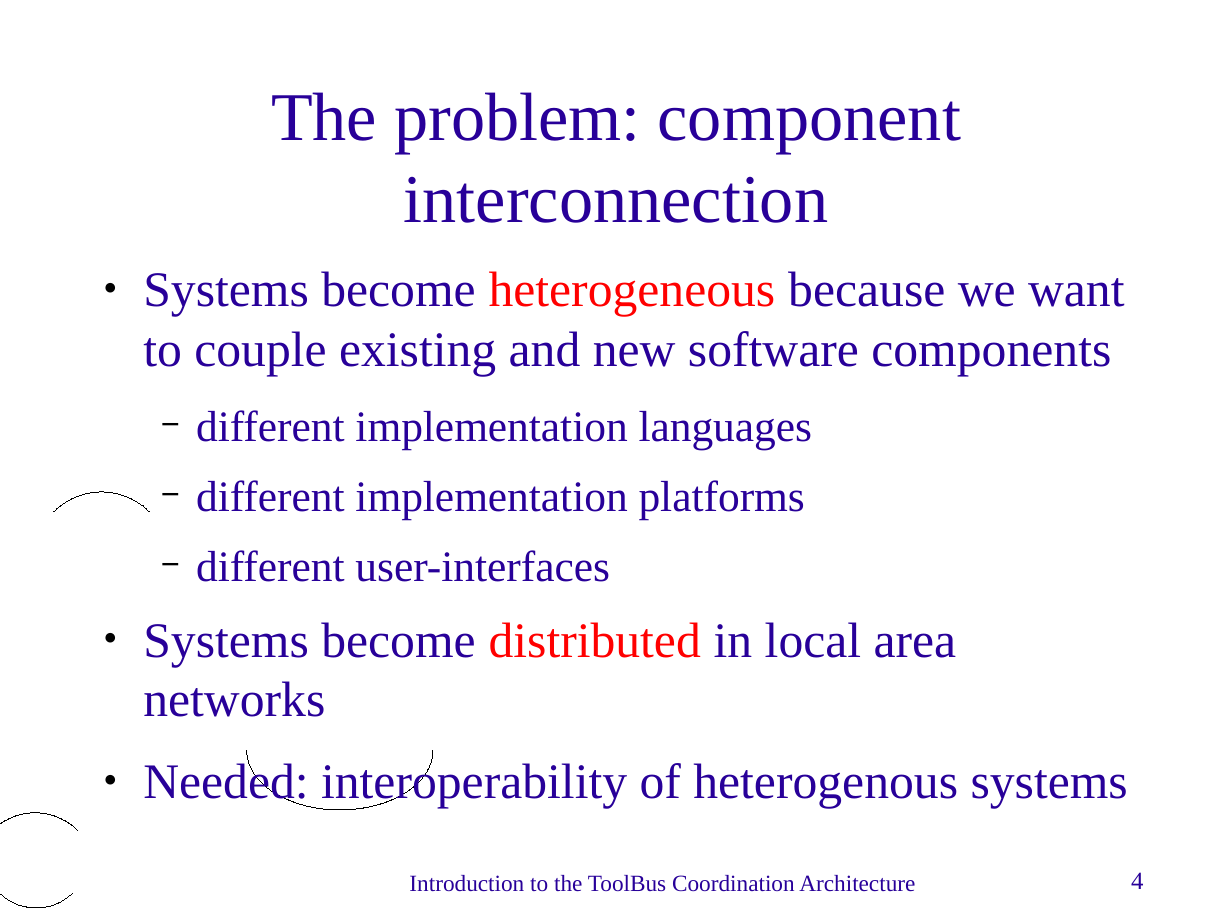
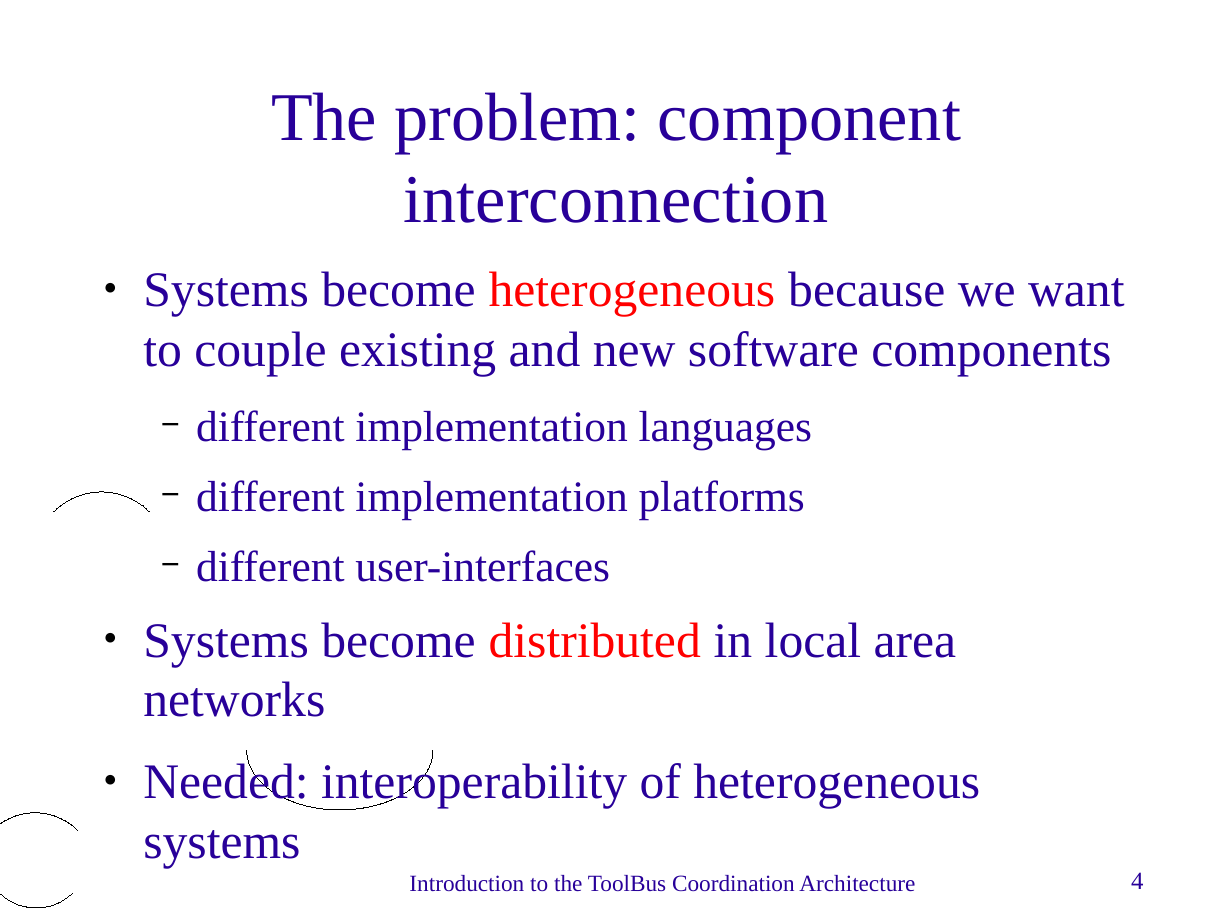
Before and after one commit to cwi-swat/meta-environment, a slide deck: slide 4 of meta-doc/technology/toolbus-intro/toolbus-intro.odp. Drawn at 1232x924 pixels with LibreOffice and Linux fonts; fonts in the diff are those of the drawing; background and template pictures are left out. Boxes give left, top, right and bottom in pixels: in the first picture for what was removed or moved away, otherwise in the second. Text is boxed around its words. In the diff, an @@ line names an element or a change of style, - is before the commit and + after.

```diff
--- a/meta-doc/technology/toolbus-intro/toolbus-intro.odp
+++ b/meta-doc/technology/toolbus-intro/toolbus-intro.odp
@@ text at bbox=[143, 759, 980, 868]: text changed @@
-● Needed: interoperability of heterogenous systems
+● Needed: interoperability of heterogeneous systems
```
Also in this commit, not shown: 28 other slides changed, 69 slides added, 5 slides removed, 1 other file.
